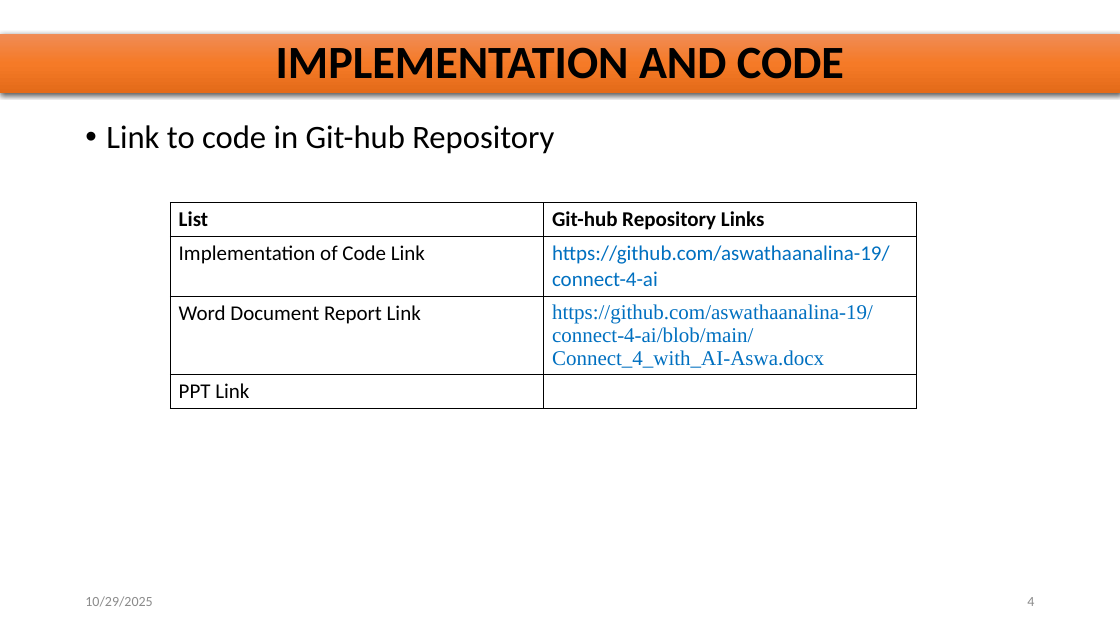
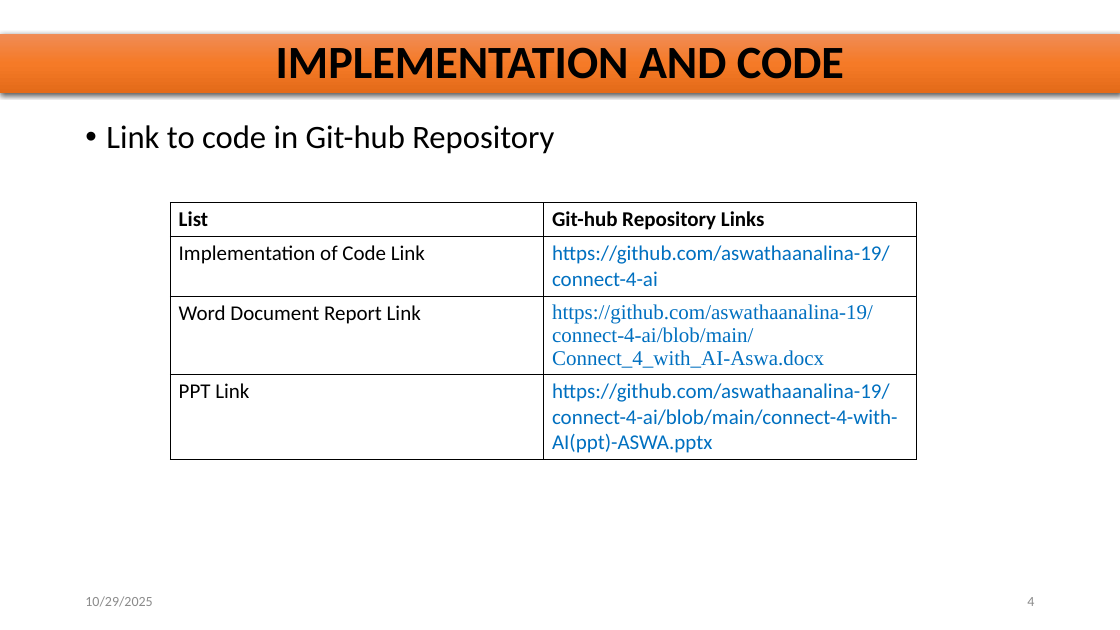
Before and after one commit to aswathaanalina-19/connect-4-ai, a slide deck: slide 4 of connect-4-with-AI(ppt)-ASWA.pptx. Drawn at 1120x630 pixels with LibreOffice and Linux fonts; fonts in the diff are those of the drawing. Boxes give left, top, right and bottom in pixels: in the first picture for what was removed or moved away, otherwise in the second. Text is boxed around its words. In the diff, an @@ line names an element or a change of style, - is before the commit and + after.

```diff
--- a/connect-4-with-AI(ppt)-ASWA.pptx
+++ b/connect-4-with-AI(ppt)-ASWA.pptx
@@ table at (171, 202, 917, 488) @@
-row 4, column 2: 
+row 4, column 2: https://github.com/aswathaanalina-19/connect-4-ai/blob/main/connect-4-with-AI(ppt)-ASWA.pptx
```
